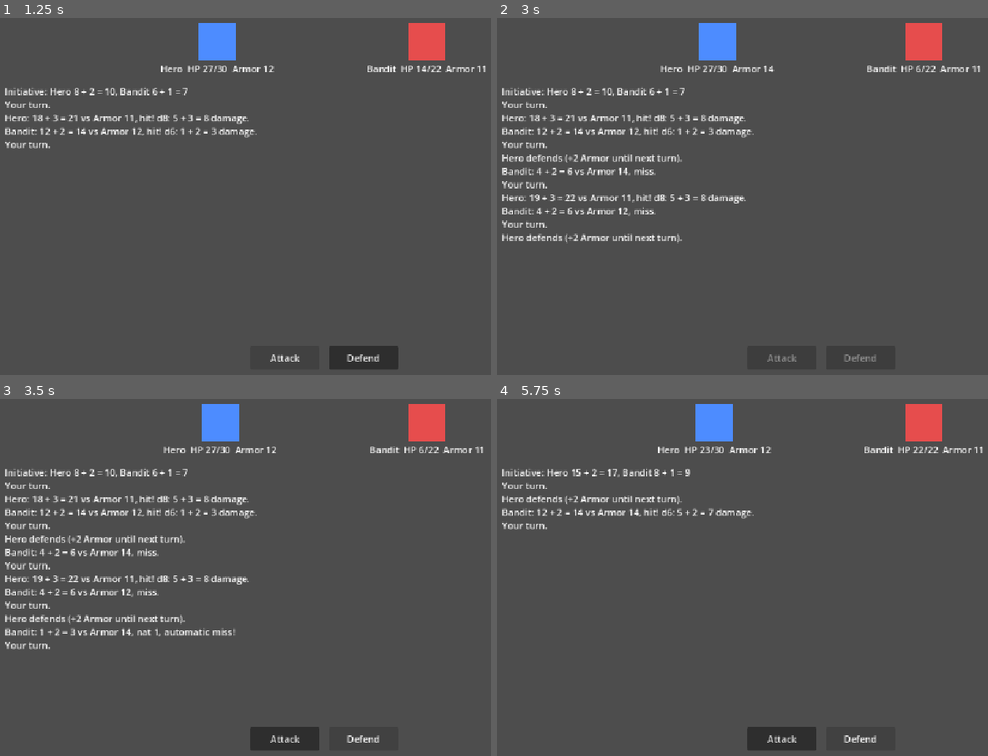
Above: before the commit, frames 1-4 (two rows, left to right).
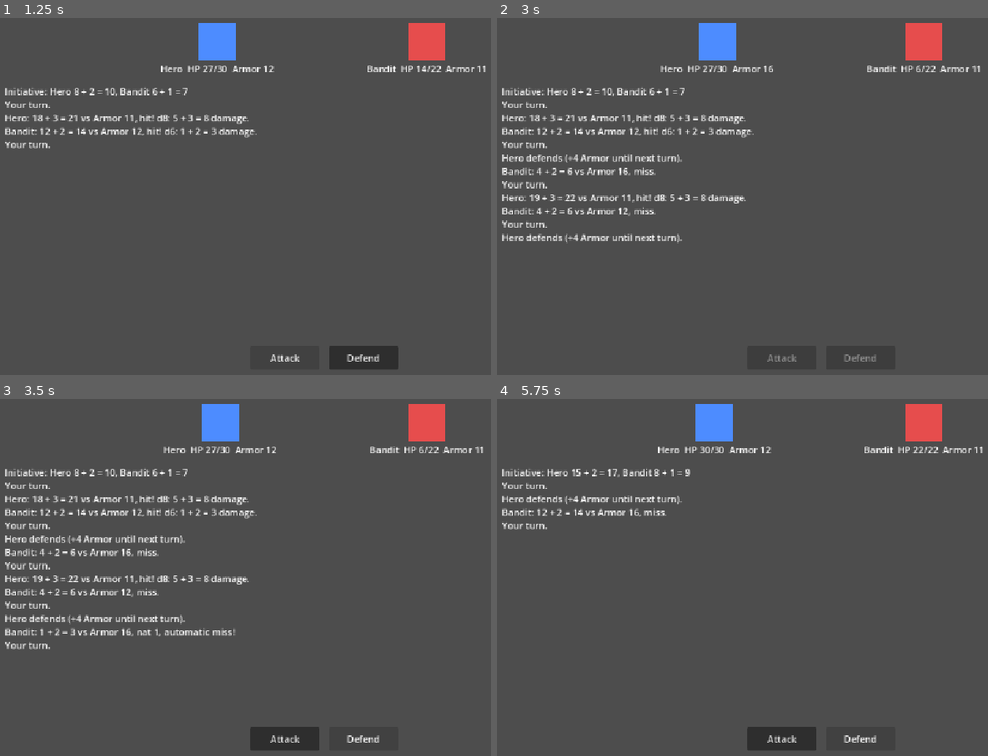
Above: after the commit, the same moments.

Repository: khasmn/project-k
Game: Godot game, scene res://scenes/combat/combat.tscn
The game is run twice, just before and just after one commit, with the same random seed, the same clock (stepped at 60 frames per second) and the same inputs.
Inputs:
- Up to frame 1 (1.25 s): click "Attack" at 0.5 s
- Up to frame 2 (3 s): click "Defend" at 1.25 s; click "Attack" at 2 s; click "Defend" at 2.75 s
- Up to frame 3 (3.5 s): no input
- Up to frame 4 (5.75 s): click "Attack" at 3.5 s; click "Restart" at 4.25 s; click "Defend" at 5 s

Frame 1 is identical in both runs. In frame 2, less than 0.1% of the frame differs, in the area x 15-57%, y 13-63%; in frame 3, less than 0.1%; in frame 4, 0.3%, in the area x 15-53%, y 13-34%.

Commit message:
Crits roll damage die twice, Defend gives +4 Armor
Co-Authored-By: Claude Opus 5.5 <noreply@anthropic.com>

Diff:
--- a/scripts/combat/combatant.gd
+++ b/scripts/combat/combatant.gd
@@ -2,7 +2,7 @@
 extends RefCounted
 ## One fighter (hero or enemy): stats, HP, and how it attacks.
 
-const DEFEND_BONUS: int = 2
+const DEFEND_BONUS: int = 4
 
 var display_name: String
 var max_hp: int
@@ -39,7 +39,8 @@
 	return hp > 0
 
 
-## Attack roll vs target's Armor; on a hit, roll damage (always at least 1). Nat 20 doubles damage.
+## Attack roll vs target's Armor; on a hit, roll damage (always at least 1).
+## Nat 20 rolls the damage die twice.
 ## Returns a log line like "Hero: 14 + 3 = 17 vs Armor 11, hit! d8: 4 + 3 = 7 damage."
 func strike(target: Combatant) -> String:
 	var result: Dictionary = Dice.check(attack, target.armor())
@@ -48,13 +49,13 @@
 	if not result.success:
 		return line + (", nat 1, automatic miss!" if result.fumble else ", miss.")
 	var damage_roll: int = Dice.roll(damage_die)
-	var damage: int = maxi(damage_roll + attack, 1)
 	var damage_text: String = "d%d: %s" % [damage_die, Dice.sum_text(damage_roll, attack)]
 	if result.crit:
-		damage *= 2
-		line += ", CRITICAL HIT! (%s) x 2" % damage_text
-	else:
-		line += ", hit! " + damage_text
+		var extra_roll: int = Dice.roll(damage_die)
+		damage_text = "2d%d: %d + %s" % [damage_die, damage_roll, Dice.sum_text(extra_roll, attack)]
+		damage_roll += extra_roll
+	var damage: int = maxi(damage_roll + attack, 1)
+	line += (", CRITICAL HIT! " if result.crit else ", hit! ") + damage_text
 	target.hp = maxi(target.hp - damage, 0)
 	line += " = %d damage" % damage
 	return line + (" (minimum)." if damage_roll + attack < 1 else ".")
Not shown, changed: docs/memory/decisions.md
Not shown, changed: docs/memory/design.md
